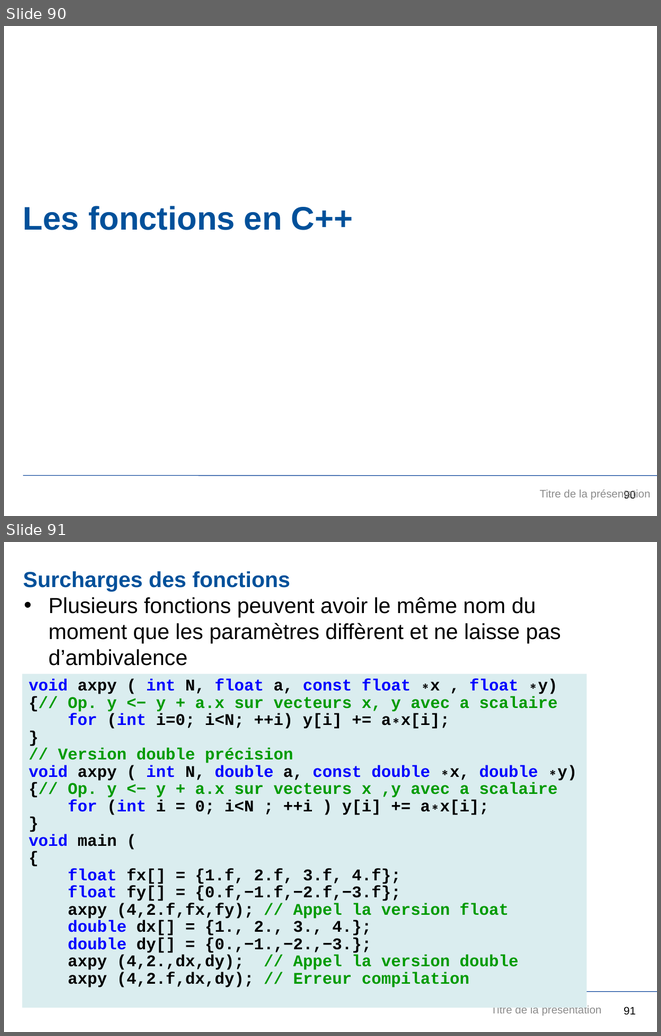
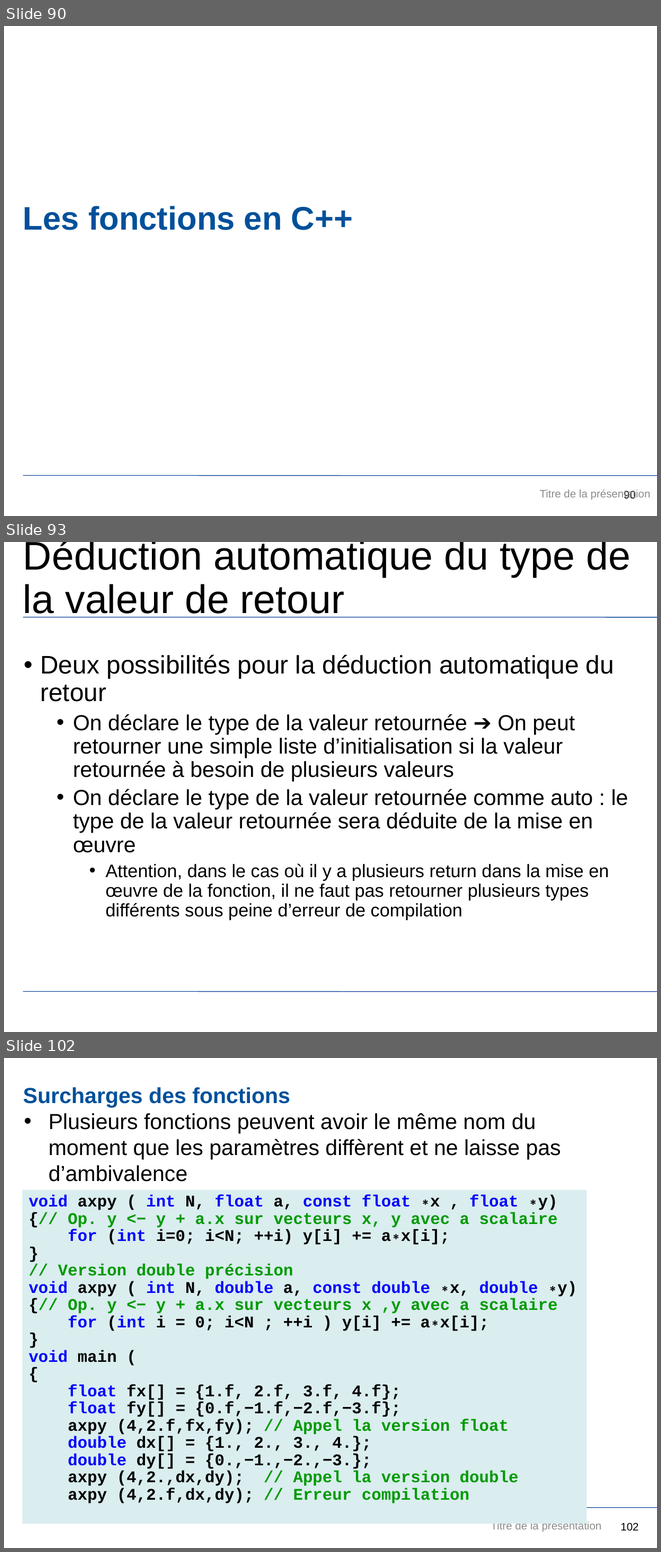
Before and after one commit to JuvignyEnsta/C-2020, a slide deck: Transparents/InitiationCpp.pptx. Shown one above the other, each under a label of ours: slides 90 and 91 before the commit, slides 90, 93 and 102 after it; the slides between them are not shown. The pictures are 661x1036 and 661x1552 pixels, drawn with LibreOffice and Linux fonts; fonts in the diff are those of the drawing; background and template pictures are left out. Boxes give left, top, right and bottom in pixels: in the first picture for what was removed or moved away, otherwise in the second. Text is boxed around its words. In the diff, an @@ line names an element or a change of style, - is before the commit and + after.

```diff
--- a/Transparents/InitiationCpp.pptx
+++ b/Transparents/InitiationCpp.pptx
@@ slide 93 added at (4,542,657,1032), background #FFFFFF; not listed: 1 template element that a slide beside it also shows @@
@@ title added at (23,542,630,618), 44 pt, text #000000 @@
+Déduction automatique du type de la valeur de retour
@@ line added from (23, 617) to (657, 617), #11489C 0.75 pt @@
@@ text added at (40,654,628,919), 24 pt, text #000000 @@
+• Deux possibilités pour la déduction automatique du retour
+  • On déclare le type de la valeur retournée ➔ On peut retourner une simple liste d’initialisation si la valeur retournée à besoin de plusieurs valeurs
+  • On déclare le type de la valeur retournée comme auto : le type de la valeur retournée sera déduite de la mise en œuvre
+    • Attention, dans le cas où il y a plusieurs return dans la mise en œuvre de la fonction, il ne faut pas retourner plusieurs types différents sous peine d’erreur de compilation
@@ what was slide 91 is now slide 102 @@
@@ page number at (620,1522,638,1531): text changed @@
-91
+102
```
Also in this commit, not shown: 5 slides changed, 9 other slides added, 5 other files.
